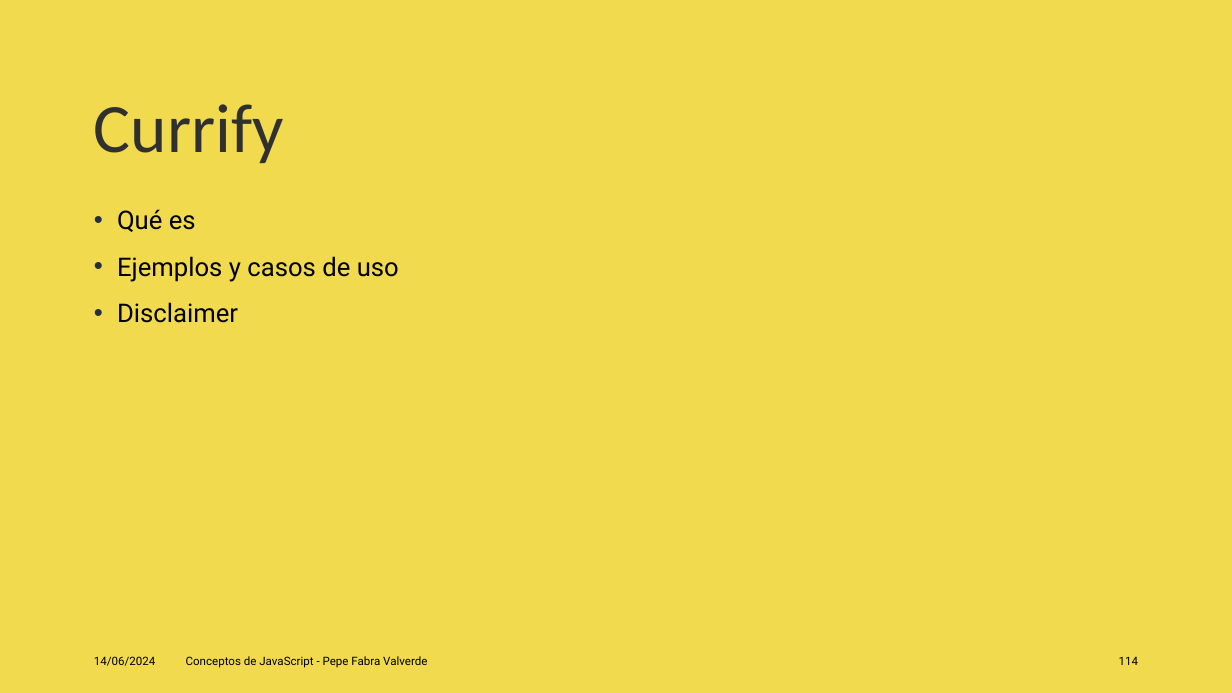
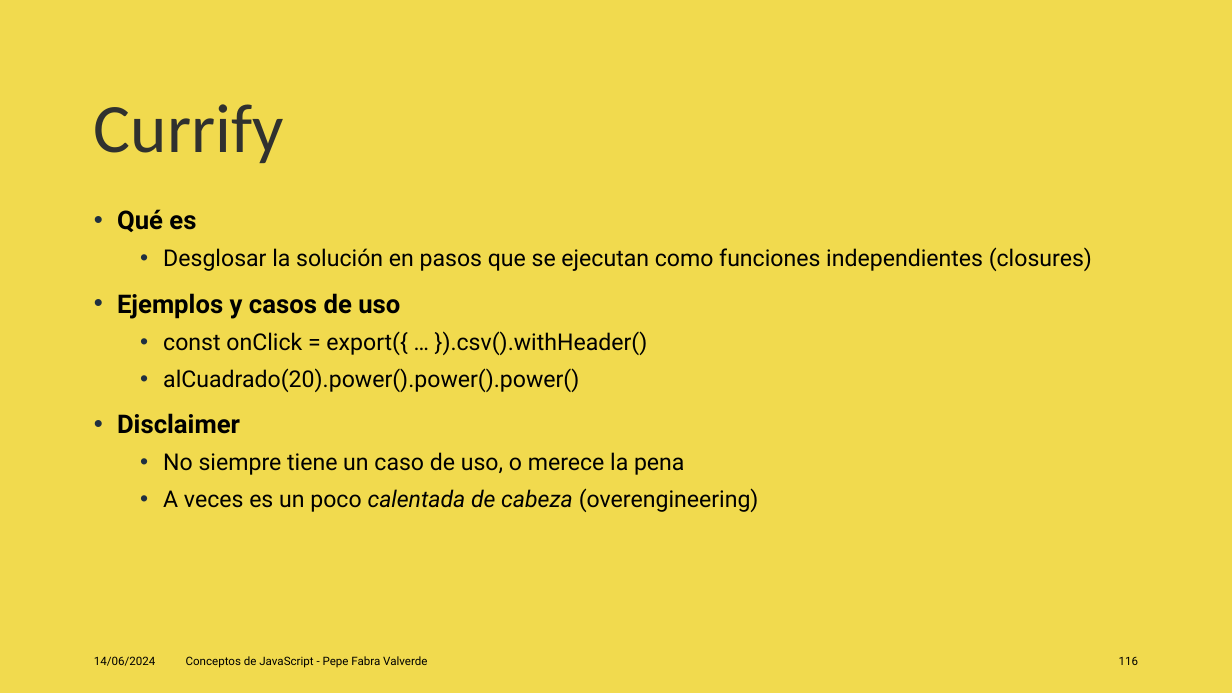
Before and after one commit to jofaval/talks-about, a slide deck: slide 116 of concepts-of-js/conceps-of-js.es.pptx (slide 114 before the commit). Drawn at 1232x693 pixels with LibreOffice and Linux fonts; fonts in the diff are those of the drawing. Boxes give left, top, right and bottom in pixels: in the first picture for what was removed or moved away, otherwise in the second. Text is boxed around its words. In the diff, an @@ line names an element or a change of style, - is before the commit and + after.

```diff
--- a/concepts-of-js/conceps-of-js.es.pptx
+++ b/concepts-of-js/conceps-of-js.es.pptx
@@ text at (x1=117, y1=209, x2=400, y2=434): bold on in "Qué es", "Ejemplos y casos de uso", "Disclaimer" @@
@@ text at (x1=163, y1=247, x2=1092, y2=271): paragraph added @@
+  • Desglosar la solución en pasos que se ejecutan como funciones independientes (closures)
@@ text at (x1=163, y1=331, x2=648, y2=392): paragraphs added @@
+  • const onClick = export({ … }).csv().withHeader()
+  • alCuadrado(20).power().power().power()
@@ text at (x1=163, y1=452, x2=759, y2=512): paragraphs added @@
+  • No siempre tiene un caso de uso, o merece la pena
+  • A veces es un poco calentada de cabeza (overengineering)
@@ page number at (x1=1119, y1=657, x2=1138, y2=665): text changed @@
-114
+116
```
Also in this commit, not shown: 34 other slides changed, 4 slides added, 2 slides removed, 3 other files.
